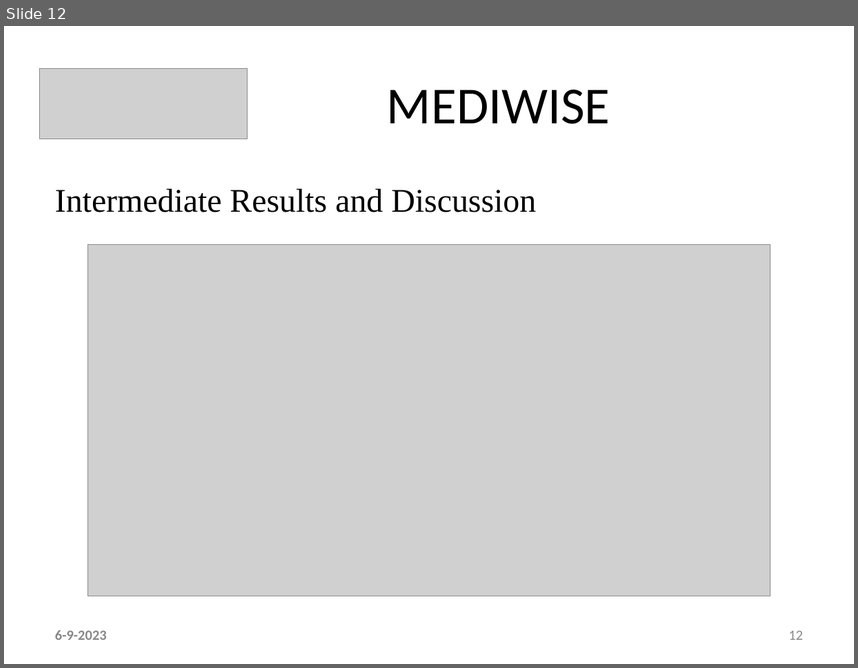
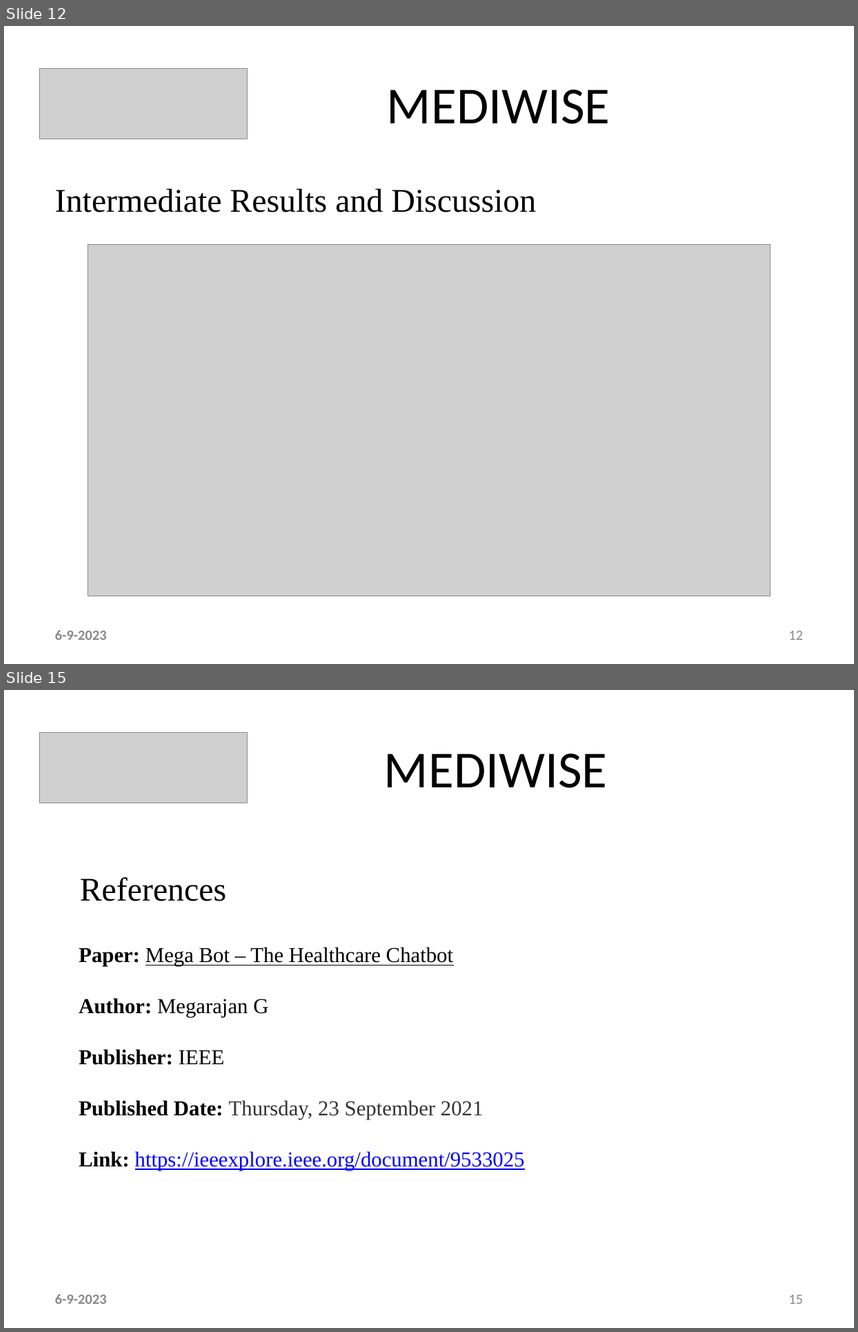
Before and after one commit to ani23-11/MediWise, a slide deck: ppt & references/Main - Ctech PPT Template.pptx. Shown one above the other, each under a label of ours: slide 12 before the commit, slides 12 and 15 after it; the slides between them are not shown. The pictures are 858x668 and 858x1332 pixels, drawn with LibreOffice and Linux fonts; fonts in the diff are those of the drawing; grey boxes stand for pictures. Boxes give left, top, right and bottom in pixels: in the first picture for what was removed or moved away, otherwise in the second. Text is boxed around its words. In the diff, an @@ line names an element or a change of style, - is before the commit and + after.

```diff
--- a/ppt & references/Main - Ctech PPT Template.pptx
+++ b/ppt & references/Main - Ctech PPT Template.pptx
@@ slide 15 added at bbox=[4, 690, 854, 1328], background #FFFFFF @@
@@ picture added at bbox=[40, 733, 248, 803] @@
@@ text added at bbox=[384, 753, 607, 788], 44 pt, text #000000 @@
+MEDIWISE
@@ text added at bbox=[80, 877, 226, 901], 28 pt, text #000000 @@
+  References
@@ text added at bbox=[79, 947, 525, 1170], 18 pt, text #000000 @@
+Paper: Mega Bot – The Healthcare Chatbot
+Author: Megarajan G
+Publisher: IEEE
+Published Date: Thursday, 23 September 2021
+Link: https://ieeexplore.ieee.org/document/9533025
@@ text added at bbox=[55, 1294, 107, 1303], 12 pt, text #888888, bold @@
+6-9-2023
@@ page number added at bbox=[789, 1294, 803, 1303], 12 pt, text #888888 @@
+15
```
Also in this commit, not shown: 4 slides changed, 21 other slides added, 2 slides removed, 2 other files.
